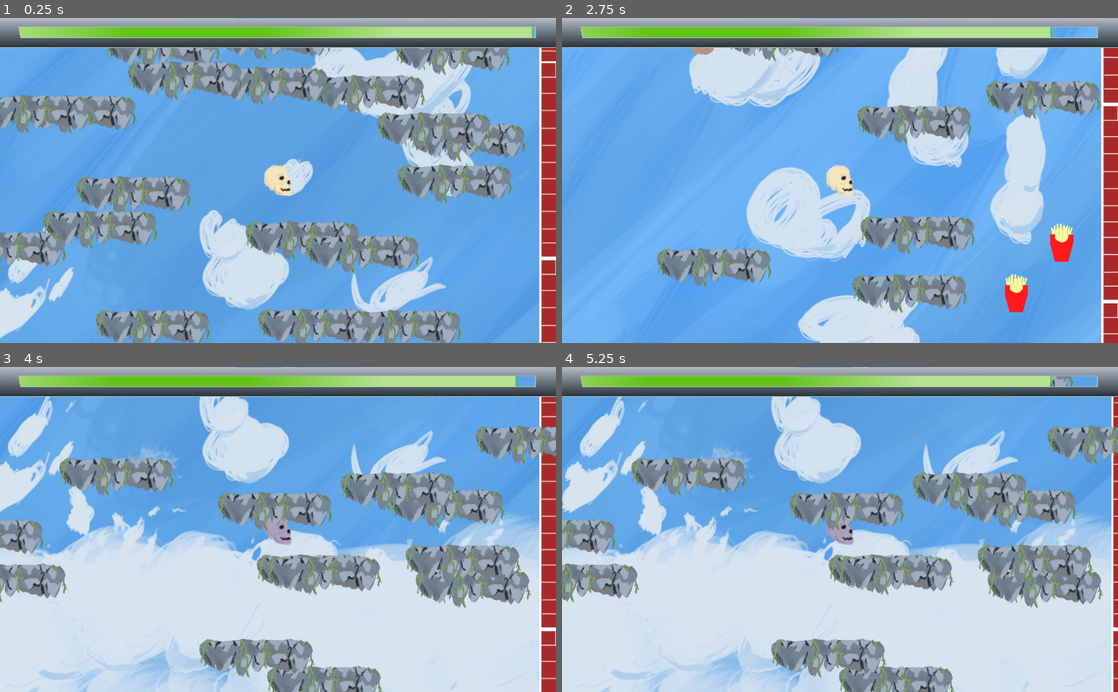
Above: before the commit, frames 1-4 (two rows, left to right).
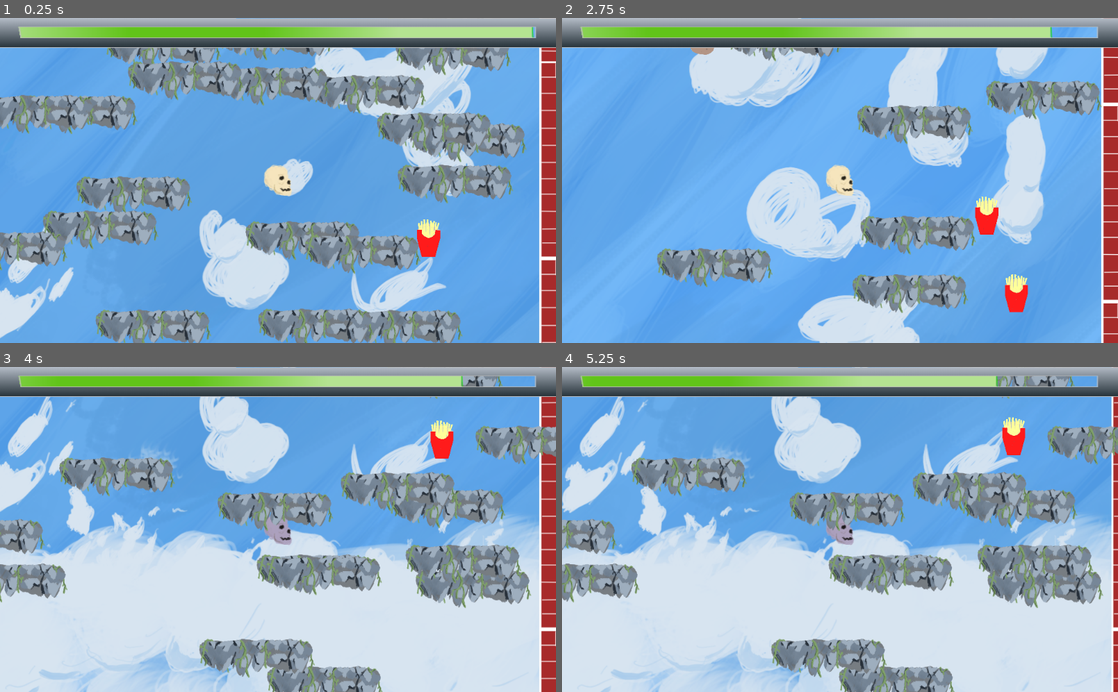
Above: after the commit, the same moments.

Repository: 4X3L/sky-high
Game: Godot game, scene res://Game.tscn
Two runs of this game, one before a commit and one after it. Both use one fixed random seed, a clock stepped at 60 frames per second and the inputs below.
Inputs (mouse positions are in pixels of both pictures, inside the frame that each line leads up to):
- Up to frame 1 (0.25 s): no input
- Up to frame 2 (2.75 s): move the mouse to (962, 164) at 0.52 s; press the mouse at (962, 164) at 0.53 s; move the mouse to (728, 196) at 1.27 s; release the mouse at (728, 196) at 1.28 s; click (728, 196) at 1.35 s; move the mouse to (895, 109) at 2.02 s; press the mouse at (895, 109) at 2.03 s
- Up to frame 3 (4 s): move the mouse to (250, 594) at 2.77 s; release the mouse at (250, 594) at 2.78 s; click (250, 594) at 2.85 s; move the mouse to (444, 578) at 3.52 s; press the mouse at (444, 578) at 3.53 s
- Up to frame 4 (5.25 s): move the mouse to (673, 480) at 4.27 s; release the mouse at (673, 480) at 4.28 s; click (673, 480) at 4.35 s; move the mouse to (867, 529) at 5.02 s; press the mouse at (867, 529) at 5.03 s

The runs differ from the first frame. In frame 1, 0.4% of the frame differs, in the area x 75-80%, y 61-74%; in frame 2, 0.8%; in frame 3, 1.9%, in the area x 3-94%, y 2-29%; in frame 4, 1.7%.

Commit message:
Fixed gen errers

Diff:
--- a/FriesGen.gd
+++ b/FriesGen.gd
@@ -23,7 +23,7 @@
 		newFries.position[0] = rng.randf_range(0, viewWidth)
 		newFries.position[1] = rng.randf_range(lb, ub)
 		friesList.append(newFries)
-		add_child_below_node(get_tree().get_root(), newFries)
+		get_tree().get_root().get_node("Node2D").add_child(newFries)
 
 # Called every frame. 'delta' is the elapsed time since the previous frame.
 func _process(_delta):
--- a/PlatGen.gd
+++ b/PlatGen.gd
@@ -24,7 +24,7 @@
 		newPlat.position[1] = rng.randf_range(lb, ub)
 		newPlat.add_to_group("Platforms")
 		platformList.append(newPlat)
-		add_child_below_node(get_tree().get_root(), newPlat)
+		get_tree().get_root().get_node("Node2D").add_child(newPlat)
 
 # Called every frame. 'delta' is the elapsed time since the previous frame.
 func _process(_delta):
--- a/PotatoesGen.gd
+++ b/PotatoesGen.gd
@@ -23,7 +23,7 @@
 		newPotatoes.position[0] = rng.randf_range(0, viewWidth)
 		newPotatoes.position[1] = rng.randf_range(lb, ub)
 		potatoesList.append(newPotatoes)
-		add_child_below_node(get_tree().get_root(), newPotatoes)
+		get_tree().get_root().get_node("Node2D").add_child(newPotatoes)
 
 # Called every frame. 'delta' is the elapsed time since the previous frame.
 func _process(_delta):
Not shown: 1 places in Game.tscn that only renumber resources
